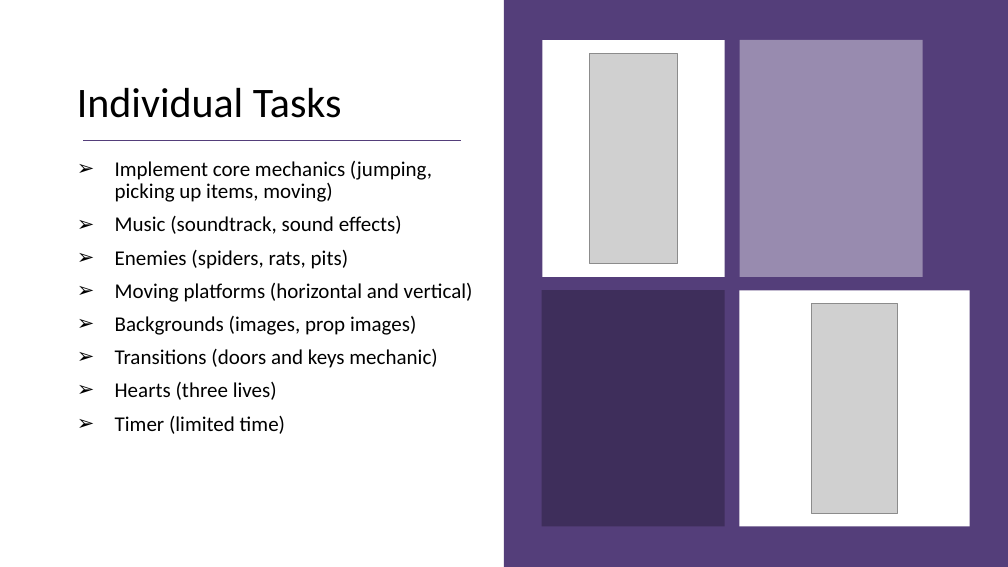
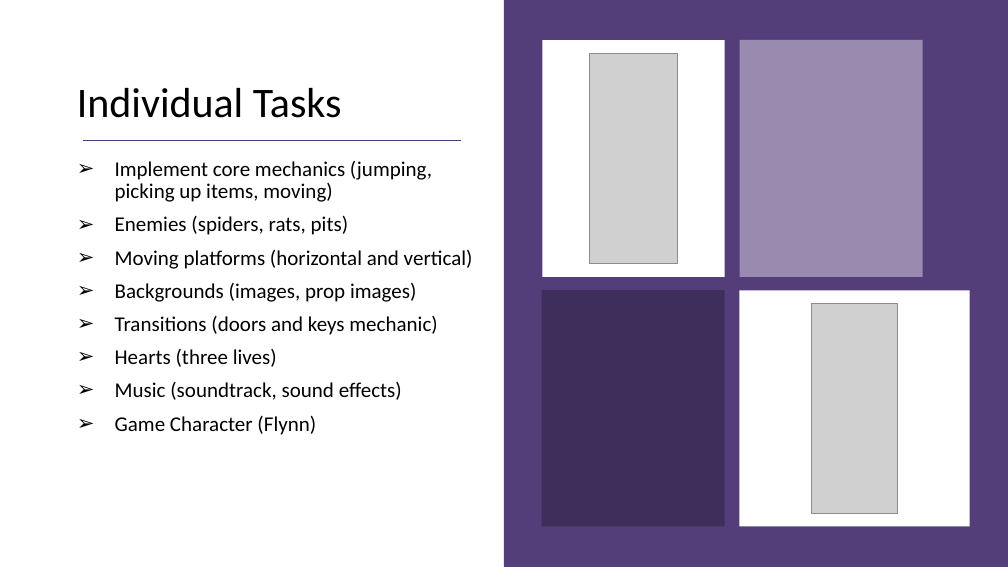
Before and after one commit to Emilie-M/Final-Project, a slide deck: slide 4 of Documents/Presentation Game.pptx. Drawn at 1008x567 pixels with LibreOffice and Linux fonts; fonts in the diff are those of the drawing; grey boxes stand for pictures. Boxes give left, top, right and bottom in pixels: in the first picture for what was removed or moved away, otherwise in the second. Text is boxed around its words. In the diff, an @@ line names an element or a change of style, - is before the commit and + after.

Commit message:
Finished game

```diff
--- a/Documents/Presentation Game.pptx
+++ b/Documents/Presentation Game.pptx
@@ text at [115, 216, 402, 234]: paragraph removed @@
-➢ Music (soundtrack, sound effects)
@@ text at [115, 382, 402, 435]: text changed @@
-➢ Timer (limited time)
+➢ Music (soundtrack, sound effects)
+➢ Game Character (Flynn)
```
Also in this commit, not shown: 1 other slide changed, 1 other file.
